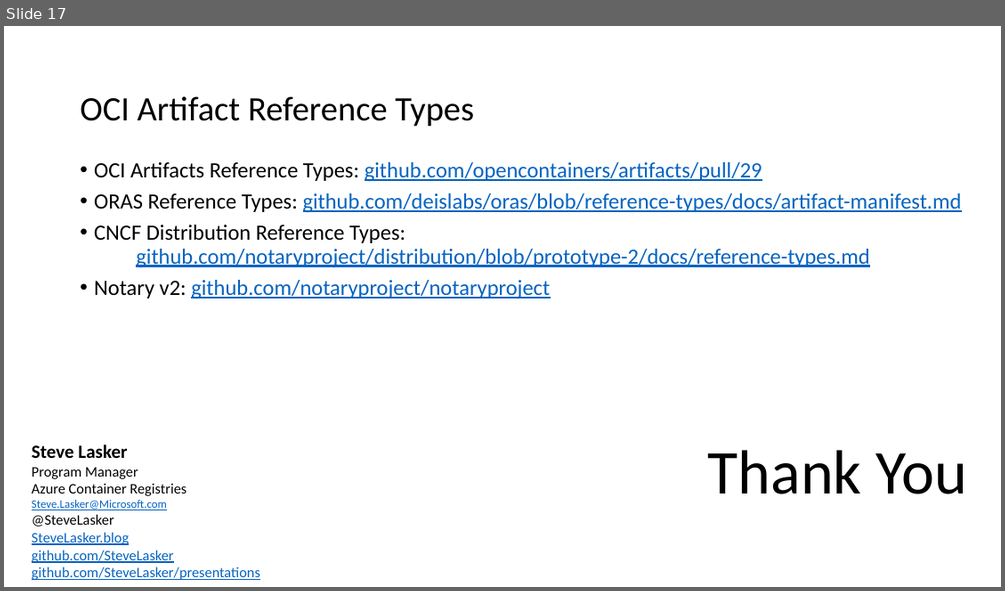
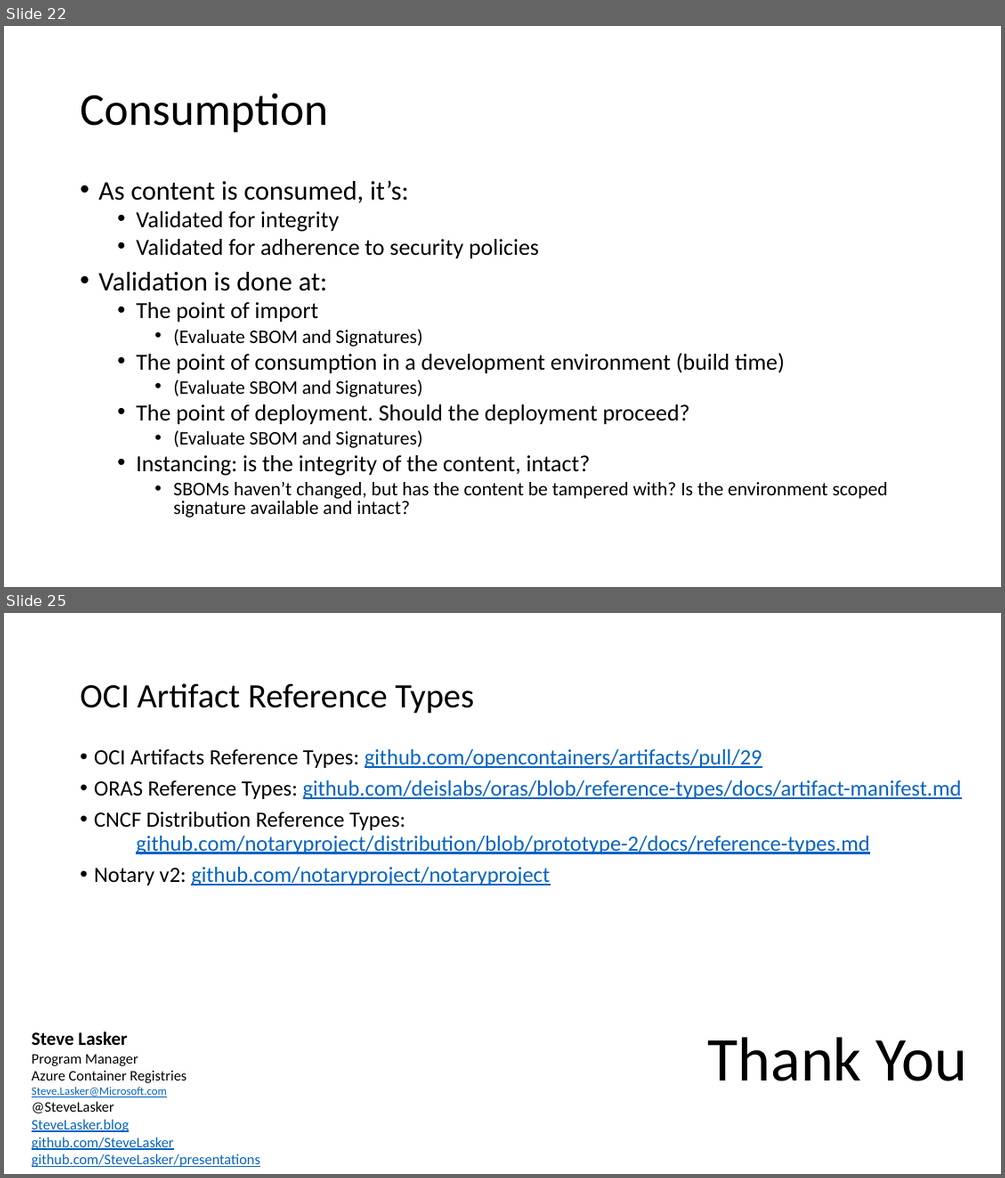
Before and after one commit to SteveLasker/Presentations, a slide deck: oci-artifacts/OCI-Artifact-ReferenceType-Overview.pptx. Shown one above the other, each under a label of ours: slide 17 before the commit, slides 22 and 25 after it; the slides between them are not shown. The pictures are 1005x591 and 1005x1178 pixels, drawn with LibreOffice and Linux fonts; fonts in the diff are those of the drawing; background and template pictures are left out. Boxes give left, top, right and bottom in pixels: in the first picture for what was removed or moved away, otherwise in the second. Text is boxed around its words. In the diff, an @@ line names an element or a change of style, - is before the commit and + after.

```diff
--- a/oci-artifacts/OCI-Artifact-ReferenceType-Overview.pptx
+++ b/oci-artifacts/OCI-Artifact-ReferenceType-Overview.pptx
@@ slide 22 added at bbox=[4, 26, 1001, 587], background #FFFFFF @@
@@ title added at bbox=[80, 93, 328, 133], 44 pt, text #000000 @@
+Consumption
@@ text added at bbox=[98, 181, 888, 517], 22.2 pt, text #000000 @@
+• As content is consumed, it’s:
+  • Validated for integrity
+  • Validated for adherence to security policies
+• Validation is done at:
+  • The point of import
+    • (Evaluate SBOM and Signatures)
+  • The point of consumption in a development environment (build time)
+    • (Evaluate SBOM and Signatures)
+  • The point of deployment. Should the deployment proceed?
+    • (Evaluate SBOM and Signatures)
+  • Instancing: is the integrity of the content, intact?
+    • SBOMs haven’t changed, but has the content be tampered with? Is the environment scoped signature available and intact?
@@ what was slide 17 is now slide 25 @@
```
Also in this commit, not shown: 7 other slides added, 2 other files.
